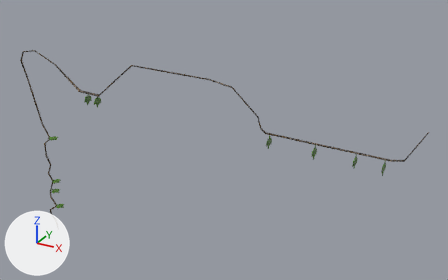
One commit to the FBX model Assets/Prefab/vine2.fbx: the scene before it, then after it.
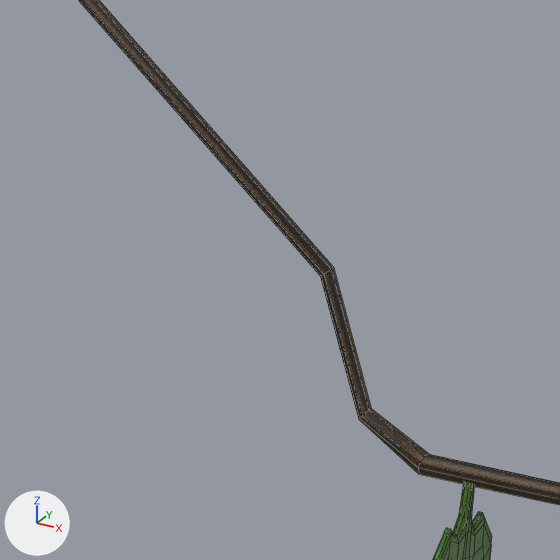
The first picture shows the older version from a camera (50 mm lens) standing at (-0.234, -1.212, 0.454) and looking at (-0.537, -0.66, 0.178). The close-ups show both versions on the part from 51% to 62% of the width and 33% to 50% of the height of that picture; other places that the commit changed are outside them. Lighting does not change. The marker at lower left points along +X, +Y and +Z. The close-ups show mesh edges as thin lines. Where no turn or scale is listed for an object, it has been applied to the vertices.

In view in the first close-up: 'leaf100', 'stem10'.
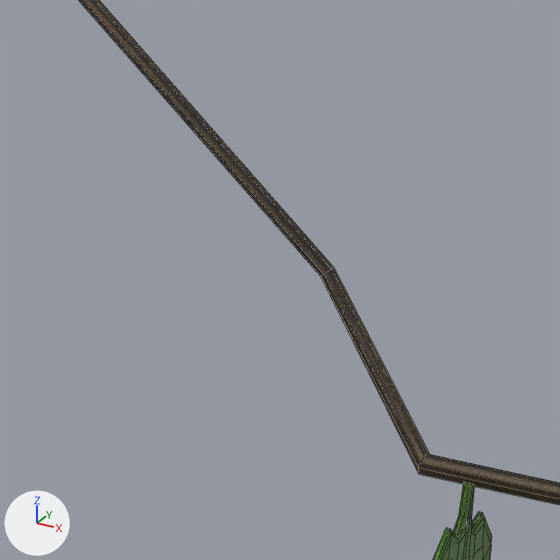
Where the change shows, as pixel boxes (x1, y1, x2, y2) in the close-ups (560 x 560 px):
part 1 of me_mesh, deleted
    before: (320, 267, 429, 474)

Diff of the bpy script that builds the scene:
```diff
--- a/Assets/Prefab/vine2.fbx.py
+++ b/Assets/Prefab/vine2.fbx.py
@@ me_mesh @@
 # used by ob_stem10; location = (-0.7814, -0.6859, 0.0305)
-me_mesh.from_pydata(...)  # 204 vertices, 199 faces; spans x -0.017..0.465, y -0.015..0.001, z -0.026..0.231
+me_mesh.from_pydata(...)  # 186 vertices, 181 faces; spans x -0.017..0.465, y -0.015..0.001, z -0.026..0.231
+# me_mesh part 1: 6 vertices removed from x 0.306..0.307, y -0.013..-0.011, z 0.187..0.188
 me_mesh.materials.append(mat_vineshader)
```
